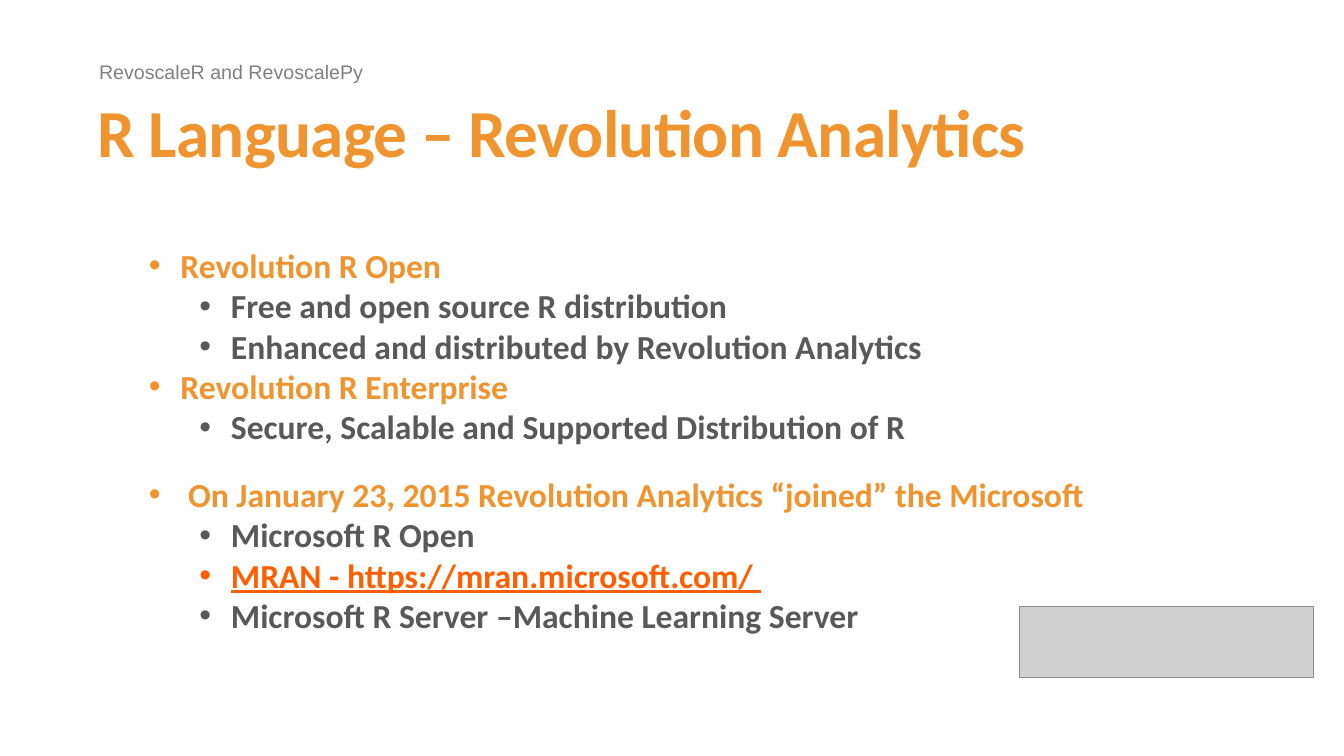
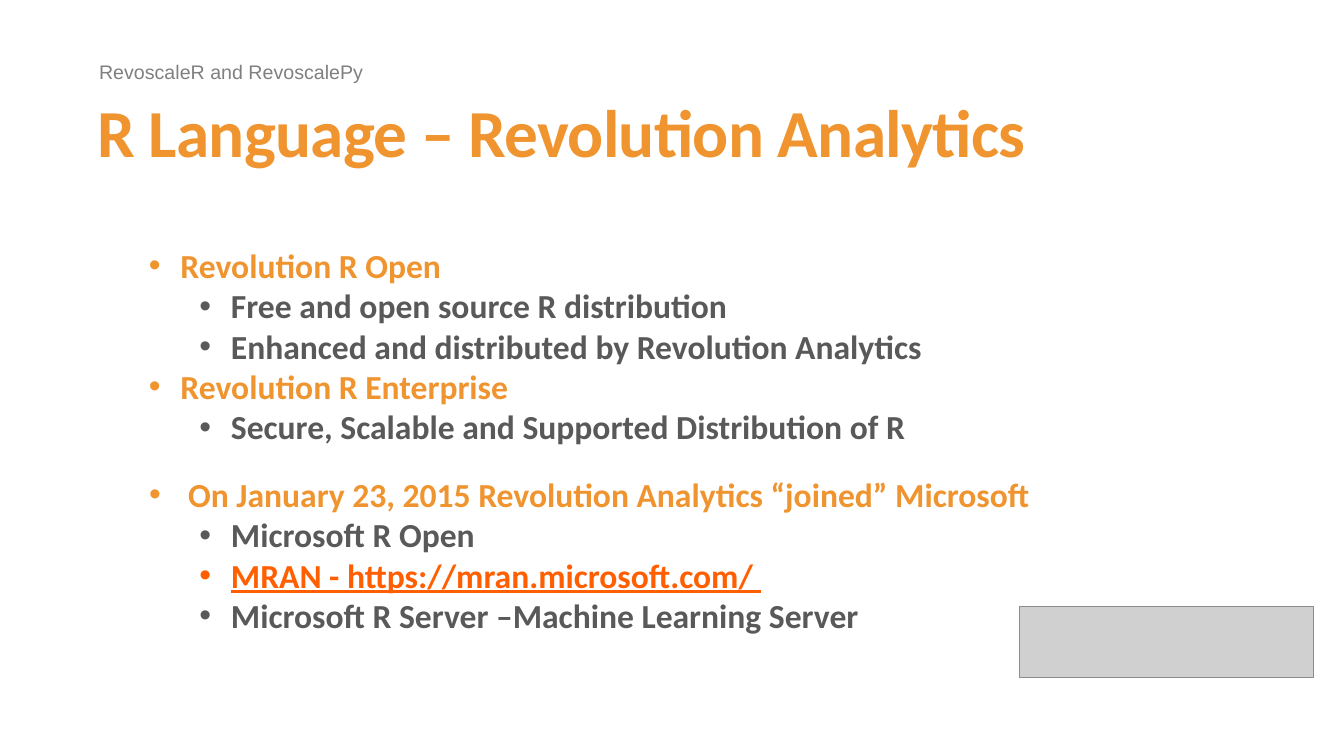
Before and after one commit to cloud4yourdata/demos, a slide deck: slide 7 of 4DevKatowice2018/MLRevoscale/RevolutionInAnalyticsWitRevoscale.pptx. Drawn at 1344x756 pixels with LibreOffice and Linux fonts; fonts in the diff are those of the drawing; grey boxes stand for pictures; background and template pictures are left out. Boxes give left, top, right and bottom in pixels: in the first picture for what was removed or moved away, otherwise in the second. Text is boxed around its words. In the diff, an @@ line names an element or a change of style, - is before the commit and + after.

```diff
--- a/4DevKatowice2018/MLRevoscale/RevolutionInAnalyticsWitRevoscale.pptx
+++ b/4DevKatowice2018/MLRevoscale/RevolutionInAnalyticsWitRevoscale.pptx
@@ text at (188,482,1029,513): text changed @@
-• On January 23, 2015 Revolution Analytics “joined” the Microsoft
+• On January 23, 2015 Revolution Analytics “joined” Microsoft
```
Also in this commit, not shown: 9 other slides changed, 1 slide added, 29 other files.
